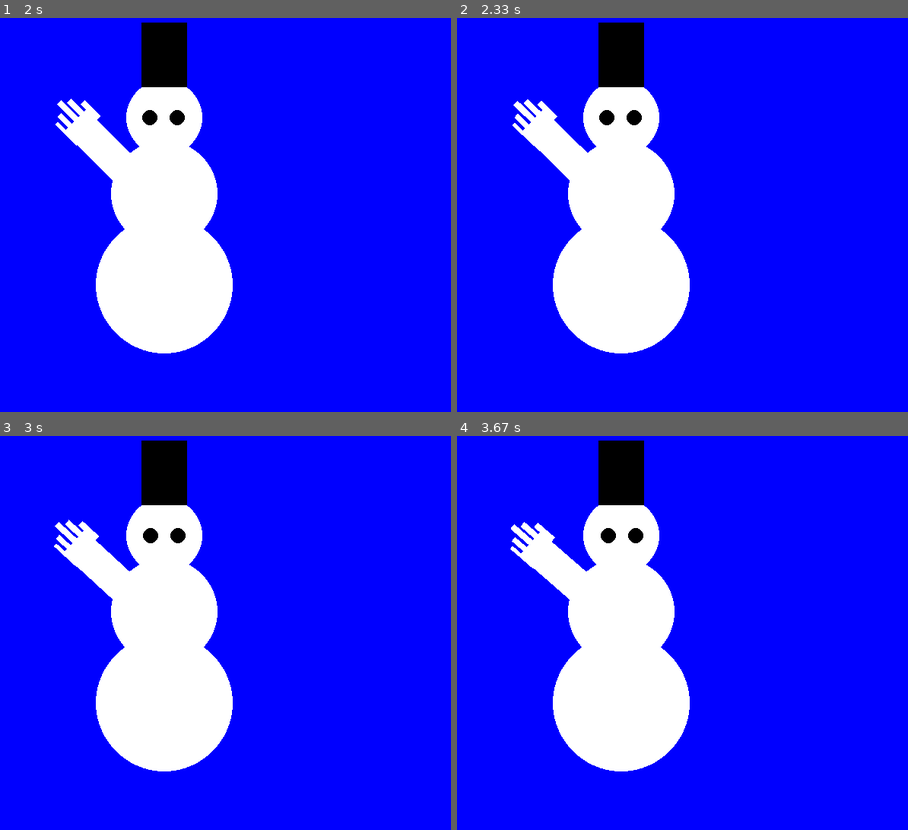
Above: before the commit, frames 1-4 (two rows, left to right).
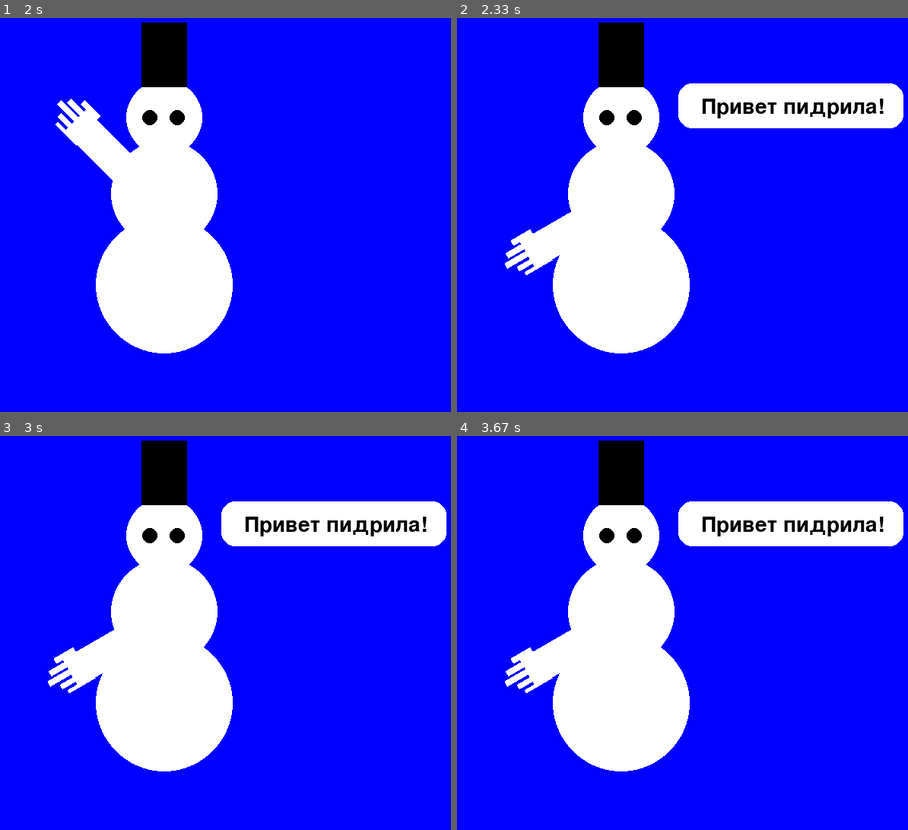
Above: after the commit, the same moments.

Repository: Tomaskis777/demoqa
Game: pygame game, started from PYGAME/GAME/Start.py
Two runs of this game, one before a commit and one after it. Both use one fixed random seed, a clock stepped at 60 frames per second and the inputs below.
Inputs:
- Up to frame 1 (2 s): type "a" at 1.98 s
- Up to frame 2 (2.33 s): type "nn" at 2.08 s; tap Enter at 2.32 s
- Up to frame 3 (3 s): no input
- Up to frame 4 (3.67 s): no input

Frame 1 is identical in both runs. In frame 2, 8.3% of the frame differs, in the area x 10-99%, y 16-66%; in frame 3, 8.3%; in frame 4, 8.3%.

Commit message:
Firs comit

Diff:
--- a/PYGAME/GAME/Start.py
+++ b/PYGAME/GAME/Start.py
@@ -18,7 +18,6 @@
 correct_number = random.randint(1, 5)
 
 
-
 def draw_white_circle(screen, center, radius): #туловище снеговика
     white = (255, 255, 255)
     pygame.draw.circle(screen, white, center, radius)
@@ -89,7 +88,7 @@
     third_bubble_displayed = True
     input_active = True  # Отключаем ввод текста пользователем
     third_bubble_shown_once = True  # Устанавливаем флаг, что облачко уже было показано
-    threading.Timer(4.0, hide_third_bubble).start()  # Таймер для скрытия облачка через 2 секунды
+    # threading.Timer(4.0, hide_third_bubble).start()  # Таймер для скрытия облачка через 2 секунды
 
 
 def hide_third_bubble():
@@ -97,7 +96,7 @@
     third_bubble_displayed = False
     input_active = False
     input_text = ""  # Сбрасываем введенный текст
-    guess_number_bubble_appear_time = time.time() + 4  # Пауза перед началом игры "Угадай число"
+    # guess_number_bubble_appear_time = time.time() + 4  # Пауза перед началом игры "Угадай число"
 
 
 def show_guess_number_bubble():
@@ -180,24 +179,24 @@
 pygame.display.set_caption("Моя первая игра")
 
 # Настройка шрифта для облачка
-font = pygame.font.Font(None, 45)
+font = pygame.font.Font(None, 42)
 
 show_bubble = False
 bubble_displayed = False
-bubble_interval = 3.72
-bubble_display_duration = 2  # Длительность отображения облачка в секундах
+bubble_interval = 2.2
+bubble_display_duration = 3  # Длительность отображения облачка в секундах
 bubble_appear_time = time.time() + bubble_interval
 bubble_disappear_time = None
 
 second_bubble_appear_time = None
-third_bubble_appear_time = None
-# third_bubble_appear_time = float('inf')  # Инициализируем значение
+third_bubble_appear_time = float('inf')  # Инициализируем значение
 guess_number_bubble_appear_time = float('inf')  # Инициализируем значение
 
 stop_movement = False
 # number_to_guess = 3  # Загаданное число
 
 guess_number_bubble_displayed = False  #Переменная для управления облачком угадывания числа
+
 
 running = True
 while running:
@@ -264,10 +263,10 @@
             circle['speed_y'] = 0
 
     if show_bubble:
-        draw_speech_bubble(screen, (475, 185), "Привет", font, (0, 0, 0), (255, 255, 255))
+        draw_speech_bubble(screen, (475, 155), "Привет пидрила!", font, (0, 0, 0), (255, 255, 255))
         if current_time >= bubble_disappear_time:
             show_bubble = False
-            second_bubble_appear_time = current_time + 1  # Задаем время появления второго облачка через 1 секунду
+            second_bubble_appear_time = current_time + 2  # Задаем время появления второго облачка через 1 секунду
 
     if second_bubble_appear_time and current_time >= second_bubble_appear_time and not second_bubble_shown_once:
         show_second_bubble()  # Показ второго облачка и установка таймера
@@ -286,7 +285,7 @@
         show_third_bubble()  # Показ третьего облачка и установка таймера
 
     if third_bubble_displayed:
-        draw_speech_bubble(screen, (100, 520), "Хотите сыграть в игру 'Угадай число'?: " + input_text, font, (0, 0, 0), (255, 255, 255))
+        draw_speech_bubble(screen, (25, 520), "Эй еблан, хошь сыграть в игру 'Угадай число'?: " + input_text, font, (0, 0, 0), (255, 255, 255))
         if input_text.lower() == "да":
             input_text = ""
             third_bubble_displayed = False
@@ -294,18 +293,17 @@
             show_guess_number_bubble()
         elif input_text.lower() == "нет":
             running = False
-            threading.Timer(2.0, show_guess_number_bubble).start()
 
     if guess_number_bubble_displayed:
-        draw_speech_bubble(screen, (190, 520), "Угадайте число: " + input_text, font, (0, 0, 0), (255, 255, 255))
+        draw_speech_bubble(screen, (175, 520), "Вводи число гидроцифал!: " + input_text, font, (0, 0, 0), (255, 255, 255))
         if input_text.isdigit():
             if int(input_text) == correct_number:
-                threading.Timer(1.5, lambda: check_guess(True)).start()
+                threading.Timer(2.0, lambda: check_guess(True)).start()
             else:
-                threading.Timer(1.5, lambda: check_guess(False)).start()
+                threading.Timer(2.0, lambda: check_guess(False)).start()
 
     if win_bubble_displayed:
-        draw_speech_bubble(screen, (150, 520), "Вы победили! Продолжить?: " + input_text, font, (0, 0, 0), (255, 255, 255))
+        draw_speech_bubble(screen, (120, 520), "Лан победил, педик! Давай еще игру?: " + input_text, font, (0, 0, 0), (255, 255, 255))
         if input_text.lower() == "да":
             input_text = ""
             win_bubble_displayed = False
@@ -315,7 +313,7 @@
             running = False
 
     if error_bubble_displayed:
-        draw_speech_bubble(screen, (145, 520), "Ответ неверный, продолжить игру?: " + input_text, font, (0, 0, 0), (255, 255, 255))
+        draw_speech_bubble(screen, (80, 520), "Хер там, макака, неверно! Еще попытка?: " + input_text, font, (0, 0, 0), (255, 255, 255))
         if input_text.lower() == "да":
             input_text = ""
             error_bubble_displayed = False
--- a/PYGAME/GAME/test_page.py
+++ b/PYGAME/GAME/test_page.py
@@ -88,7 +88,7 @@
     third_bubble_displayed = True
     input_active = True  # Отключаем ввод текста пользователем
     third_bubble_shown_once = True  # Устанавливаем флаг, что облачко уже было показано
-    # threading.Timer(4.0, hide_third_bubble).start()  # Таймер для скрытия облачка через 2 секунды
+    threading.Timer(1, hide_third_bubble).start()  # Таймер для скрытия облачка через 2 секунды
 
 
 def hide_third_bubble():
@@ -96,7 +96,7 @@
     third_bubble_displayed = False
     input_active = False
     input_text = ""  # Сбрасываем введенный текст
-    # guess_number_bubble_appear_time = time.time() + 4  # Пауза перед началом игры "Угадай число"
+    guess_number_bubble_appear_time = time.time() + 1  # Пауза перед началом игры "Угадай число"
 
 
 def show_guess_number_bubble():
@@ -179,18 +179,18 @@
 pygame.display.set_caption("Моя первая игра")
 
 # Настройка шрифта для облачка
-font = pygame.font.Font(None, 45)
+font = pygame.font.Font(None, 42)
 
 show_bubble = False
 bubble_displayed = False
-bubble_interval = 3.72
-bubble_display_duration = 2  # Длительность отображения облачка в секундах
+bubble_interval = 2.2
+bubble_display_duration = 3  # Длительность отображения облачка в секундах
 bubble_appear_time = time.time() + bubble_interval
 bubble_disappear_time = None
 
 second_bubble_appear_time = None
-third_bubble_appear_time = float('inf')  # Инициализируем значение
-guess_number_bubble_appear_time = float('inf')  # Инициализируем значение
+third_bubble_appear_time = None  # Инициализируем значение
+guess_number_bubble_appear_time = None  # Инициализируем значение
 
 stop_movement = False
 # number_to_guess = 3  # Загаданное число
@@ -263,10 +263,10 @@
             circle['speed_y'] = 0
 
     if show_bubble:
-        draw_speech_bubble(screen, (475, 185), "Привет", font, (0, 0, 0), (255, 255, 255))
+        draw_speech_bubble(screen, (475, 155), "Привет пидрила!", font, (0, 0, 0), (255, 255, 255))
         if current_time >= bubble_disappear_time:
             show_bubble = False
-            second_bubble_appear_time = current_time + 1  # Задаем время появления второго облачка через 1 секунду
+            second_bubble_appear_time = current_time + 2  # Задаем время появления второго облачка через 1 секунду
 
     if second_bubble_appear_time and current_time >= second_bubble_appear_time and not second_bubble_shown_once:
         show_second_bubble()  # Показ второго облачка и установка таймера
@@ -280,12 +280,14 @@
             show_third_bubble()
         elif input_text.lower() == "нет":
             running = False
+            third_bubble_appear_time = current_time + 3
 
     if third_bubble_appear_time and current_time >= third_bubble_appear_time and not third_bubble_shown_once:
         show_third_bubble()  # Показ третьего облачка и установка таймера
+        threading.Timer(3, show_guess_number_bubble).start()  # Пауза перед показом облачка
 
     if third_bubble_displayed:
-        draw_speech_bubble(screen, (100, 520), "Хотите сыграть в игру 'Угадай число'?: " + input_text, font, (0, 0, 0), (255, 255, 255))
+        draw_speech_bubble(screen, (25, 520), "Эй еблан, хошь сыграть в игру 'Угадай число'?: " + input_text, font, (0, 0, 0), (255, 255, 255))
         if input_text.lower() == "да":
             input_text = ""
             third_bubble_displayed = False
@@ -295,7 +297,7 @@
             running = False
 
     if guess_number_bubble_displayed:
-        draw_speech_bubble(screen, (190, 520), "Угадайте число: " + input_text, font, (0, 0, 0), (255, 255, 255))
+        draw_speech_bubble(screen, (175, 520), "Вводи число гидроцифал!: " + input_text, font, (0, 0, 0), (255, 255, 255))
         if input_text.isdigit():
             if int(input_text) == correct_number:
                 threading.Timer(2.0, lambda: check_guess(True)).start()
@@ -303,21 +305,23 @@
                 threading.Timer(2.0, lambda: check_guess(False)).start()
 
     if win_bubble_displayed:
-        draw_speech_bubble(screen, (170, 520), "Вы победили! Продолжить?", font, (0, 0, 0), (255, 255, 255))
+        draw_speech_bubble(screen, (120, 520), "Лан победил, педик! Давай еще игру?: " + input_text, font, (0, 0, 0), (255, 255, 255))
         if input_text.lower() == "да":
             input_text = ""
             win_bubble_displayed = False
             input_active = False
+            threading.Timer(2.0, show_guess_number_bubble).start()  # Пауза перед показом облачка
             show_guess_number_bubble()  # Снова запускаем игру
         elif input_text.lower() == "нет":
             running = False
 
     if error_bubble_displayed:
-        draw_speech_bubble(screen, (170, 520), "Ответ неверный, продолжить игру?", font, (0, 0, 0), (255, 255, 255))
+        draw_speech_bubble(screen, (80, 520), "Хер там, макака, неверно! Еще попытка?: " + input_text, font, (0, 0, 0), (255, 255, 255))
         if input_text.lower() == "да":
             input_text = ""
             error_bubble_displayed = False
             input_active = False
+            threading.Timer(2.0, show_guess_number_bubble).start()  # Пауза перед показом облачка
             show_guess_number_bubble()  # Снова запускаем игру
         elif input_text.lower() == "нет":
             running = False
--- a/PYGAME/GAME/test_page2.py
+++ b/PYGAME/GAME/test_page2.py
@@ -56,11 +56,11 @@
 def update_position(objects, min_x, max_x, min_y, max_y):
     for obj in objects:
         obj['center'][0] += obj['speed_x']
-        obj['center'][1'] += obj['speed_y']
+        obj['center'][1] += obj['speed_y']
 
         if obj['center'][0] > max_x - obj["radius"] or obj['center'][0] < min_x + obj["radius"]:
             obj["speed_x"] = -obj["speed_x"]
-        if obj['center'][1'] > max_y - obj["radius"] or obj['center'][1'] < min_y + obj["radius"]:
+        if obj['center'][1] > max_y - obj["radius"] or obj['center'][1] < min_y + obj["radius"]:
             obj["speed_y"] = -obj["speed_y"]
 
 def show_second_bubble():
@@ -178,8 +178,8 @@
 bubble_disappear_time = None
 
 second_bubble_appear_time = None
-third_bubble_appear_time = float('inf')  # Инициализируем значение
-guess_number_bubble_appear_time = float('inf')  # Инициализируем значение
+third_bubble_appear_time = None  # Инициализируем значение
+guess_number_bubble_appear_time = None  # Инициализируем значение
 
 stop_movement = False
 
@@ -203,128 +203,117 @@
                 else:
                     input_text += event.unicode
                 if event.key == pygame.K_RETURN:
-                    if input_text.lower
-
-                        if input_text.lower() == "да":
-                            input_text = ""
-                            win_bubble_displayed = False
-                            error_bubble_displayed = False
-                            input_active = False
-                            show_guess_number_bubble()  # Снова запускаем игру
-                        elif input_text.lower() == "нет":
-                            running = False
-                            win_bubble_displayed = False
-                            error_bubble_displayed = False
-                            input_active = False
-
-                    screen.fill((0, 0, 255))
-
-                    for circle in circles:
-                        draw_white_circle(screen, circle["center"], circle["radius"])
-
-                    for circle in left_circles:
-                        draw_black_circle(screen, circle["center"], circle["radius"])
-
-                    update_position(left_circles, 369, 400, 150, 300)
-
-                    for circle in right_circles:
-                        draw_black_circle(screen, circle["center"], circle["radius"])
-
-                    update_position(right_circles, 405, 436, 150, 300)
-
-                    for rect in squares:
-                        draw_square(screen, rect["position"], rect["size"])
-
-                    if not stop_movement:
-                        update_position(left_circles, 369, 400, 150, 300)
-                        update_position(right_circles, 405, 436, 150, 300)
-
-                        angle += angle_speed
-                        if angle >= 80 or angle <= 38:
-                            angle_speed = -angle_speed
-
-                        rotated_hand_surface = pygame.transform.rotate(hand_surface, angle)
-                        rotated_hand_rect = rotated_hand_surface.get_rect(midbottom=(335, 370))
-                        screen.blit(rotated_hand_surface, rotated_hand_rect)
-
-                    else:
-                        rotated_hand_surface = pygame.transform.rotate(hand_surface, angle)
-                        rotated_hand_rect = rotated_hand_surface.get_rect(midbottom=(335, 445))
-                        screen.blit(rotated_hand_surface, rotated_hand_rect)
-                        angle = 120
-
-                    current_time = time.time()
-                    if current_time >= bubble_appear_time and not bubble_displayed:
-                        show_bubble = True
-                        stop_movement = True
-                        bubble_displayed = True
-                        bubble_disappear_time = current_time + bubble_display_duration
-                        for circle in left_circles:
-                            circle['speed_x'] = 0
-                            circle['speed_y'] = 0
-                        for circle in right_circles:
-                            circle['speed_x'] = 0
-                            circle['speed_y'] = 0
-
-                    if show_bubble:
-                        draw_speech_bubble(screen, (475, 185), "Привет", font, (0, 0, 0), (255, 255, 255))
-                        if current_time >= bubble_disappear_time:
-                            show_bubble = False
-                            second_bubble_appear_time = current_time + 1  # Задаем время появления второго облачка через 1 секунду
-
-                    if second_bubble_appear_time and current_time >= second_bubble_appear_time and not second_bubble_shown_once:
-                        show_second_bubble()  # Показ второго облачка и установка таймера
-
-                    if second_bubble_displayed:
-                        draw_speech_bubble(screen, (190, 520), "Введите приветствие: " + input_text, font, (0, 0, 0),
-                                           (255, 255, 255))
-                        if input_text.lower() == "да":
-                            input_text = ""
-                            second_bubble_displayed = False
-                            input_active = False
-                            show_third_bubble()
-                        elif input_text.lower() == "нет":
-                            running = False
-
-                    if third_bubble_appear_time and current_time >= third_bubble_appear_time and not third_bubble_shown_once:
-                        show_third_bubble()  # Показ третьего облачка и установка таймера
-
-                    if third_bubble_displayed:
-                        draw_speech_bubble(screen, (350, 200), "Хотите сыграть в игру 'Угадай число'?", font, (0, 0, 0),
-                                           (255, 255, 255))
-                        threading.Timer(2.0, show_guess_number_bubble).start()  # Пауза перед показом облачка
-
-                    if guess_number_bubble_displayed:
-                        draw_speech_bubble(screen, (190, 520), "Угадайте число: " + input_text, font, (0, 0, 0),
-                                           (255, 255, 255))
-                        if input_text.isdigit():
-                            if int(input_text) == number_to_guess:
-                                threading.Timer(2.0, lambda: check_guess(True)).start()
-                            else:
-                                threading.Timer(2.0, lambda: check_guess(False)).start()
-
-                    if win_bubble_displayed:
-                        draw_speech_bubble(screen, (350, 200), "Вы победили! Продолжить?", font, (0, 0, 0),
-                                           (255, 255, 255))
-                        if input_text.lower() == "да":
-                            input_text = ""
-                            win_bubble_displayed = False
-                            input_active = False
-                            show_guess_number_bubble()  # Снова запускаем игру
-                        elif input_text.lower() == "нет":
-                            running = False
-
-                    if error_bubble_displayed:
-                        draw_speech_bubble(screen, (350, 200), "Ответ неверный, продолжить игру?", font, (0, 0, 0),
-                                           (255, 255, 255))
-                        if input_text.lower() == "да":
-                            input_text = ""
-                            error_bubble_displayed = False
-                            input_active = False
-                            show_guess_number_bubble()  # Снова запускаем игру
-                        elif input_text.lower() == "нет":
-                            running = False
-
-                    pygame.display.flip()
-
-                    pygame.quit()
+                    if input_text.lower() == "да":
+                        input_text = ""
+                        win_bubble_displayed = False
+                        error_bubble_displayed = False
+                        input_active = False
+                        show_guess_number_bubble()  # Снова запускаем игру
+
+    screen.fill((0, 0, 255))
+
+    for circle in circles:
+        draw_white_circle(screen, circle["center"], circle["radius"])
+
+    for circle in left_circles:
+        draw_black_circle(screen, circle["center"], circle["radius"])
+
+    update_position(left_circles, 369, 400, 150, 300)
+
+    for circle in right_circles:
+        draw_black_circle(screen, circle["center"], circle["radius"])
+
+    update_position(right_circles, 405, 436, 150, 300)
+
+    for rect in squares:
+        draw_square(screen, rect["position"], rect["size"])
+
+    if not stop_movement:
+        update_position(left_circles, 369, 400, 150, 300)
+        update_position(right_circles, 405, 436, 150, 300)
+
+        angle += angle_speed
+        if angle >= 80 or angle <= 38:
+            angle_speed = -angle_speed
+
+        rotated_hand_surface = pygame.transform.rotate(hand_surface, angle)
+        rotated_hand_rect = rotated_hand_surface.get_rect(midbottom=(335, 370))
+        screen.blit(rotated_hand_surface, rotated_hand_rect)
+
+    else:
+        rotated_hand_surface = pygame.transform.rotate(hand_surface, angle)
+        rotated_hand_rect = rotated_hand_surface.get_rect(midbottom=(335, 445))
+        screen.blit(rotated_hand_surface, rotated_hand_rect)
+        angle = 120
+
+    current_time = time.time()
+    if current_time >= bubble_appear_time and not bubble_displayed:
+        show_bubble = True
+        stop_movement = True
+        bubble_displayed = True
+        bubble_disappear_time = current_time + bubble_display_duration
+        for circle in left_circles:
+            circle['speed_x'] = 0
+            circle['speed_y'] = 0
+        for circle in right_circles:
+            circle['speed_x'] = 0
+            circle['speed_y'] = 0
+
+    if show_bubble:
+        draw_speech_bubble(screen, (475, 185), "Привет", font, (0, 0, 0), (255, 255, 255))
+        if current_time >= bubble_disappear_time:
+            show_bubble = False
+            second_bubble_appear_time = current_time + 1  # Задаем время появления второго облачка через 1 секунду
+
+    if second_bubble_appear_time and current_time >= second_bubble_appear_time and not second_bubble_shown_once:
+        show_second_bubble()  # Показ второго облачка и установка таймера
+
+    if second_bubble_displayed:
+        draw_speech_bubble(screen, (190, 520), "Введите приветствие: " + input_text, font, (0, 0, 0), (255, 255, 255))
+        if input_text.lower() == "да":
+            input_text = ""
+            second_bubble_displayed = False
+            input_active = False
+            show_third_bubble()
+        elif input_text.lower() == "нет":
+            running = False
+            third_bubble_appear_time = current_time + 1
+
+    if third_bubble_appear_time and current_time >= third_bubble_appear_time and not third_bubble_shown_once:
+        show_third_bubble()  # Показ третьего облачка и установка таймера
+
+    if third_bubble_displayed:
+        draw_speech_bubble(screen, (350, 200), "Хотите сыграть в игру 'Угадай число'?", font, (0, 0, 0), (255, 255, 255))
+        threading.Timer(1, show_guess_number_bubble).start()  # Пауза перед показом облачка
+
+    if guess_number_bubble_displayed:
+        draw_speech_bubble(screen, (190, 520), "Угадайте число: " + input_text, font, (0, 0, 0), (255, 255, 255))
+        if input_text.isdigit():
+            if int(input_text) == number_to_guess:
+                threading.Timer(2.0, lambda: check_guess(True)).start()
+            else:
+                threading.Timer(2.0, lambda: check_guess(False)).start()
+
+    if win_bubble_displayed:
+        draw_speech_bubble(screen, (350, 200), "Вы победили! Продолжить?", font, (0, 0, 0), (255, 255, 255))
+        if input_text.lower() == "да":
+            input_text = ""
+            win_bubble_displayed = False
+            input_active = False
+            threading.Timer(2.0, show_guess_number_bubble).start()  # Пауза перед показом облачка
+        elif input_text.lower() == "нет":
+            running = False
+
+    if error_bubble_displayed:
+        draw_speech_bubble(screen, (350, 200), "Ответ неверный, продолжить игру?", font, (0, 0, 0), (255, 255, 255))
+        if input_text.lower() == "да":
+            input_text = ""
+            error_bubble_displayed = False
+            input_active = False
+            threading.Timer(2.0, show_guess_number_bubble).start()  # Пауза перед показом облачка
+        elif input_text.lower() == "нет":
+            running = False
+
+    pygame.display.flip()
+
+pygame.quit()
